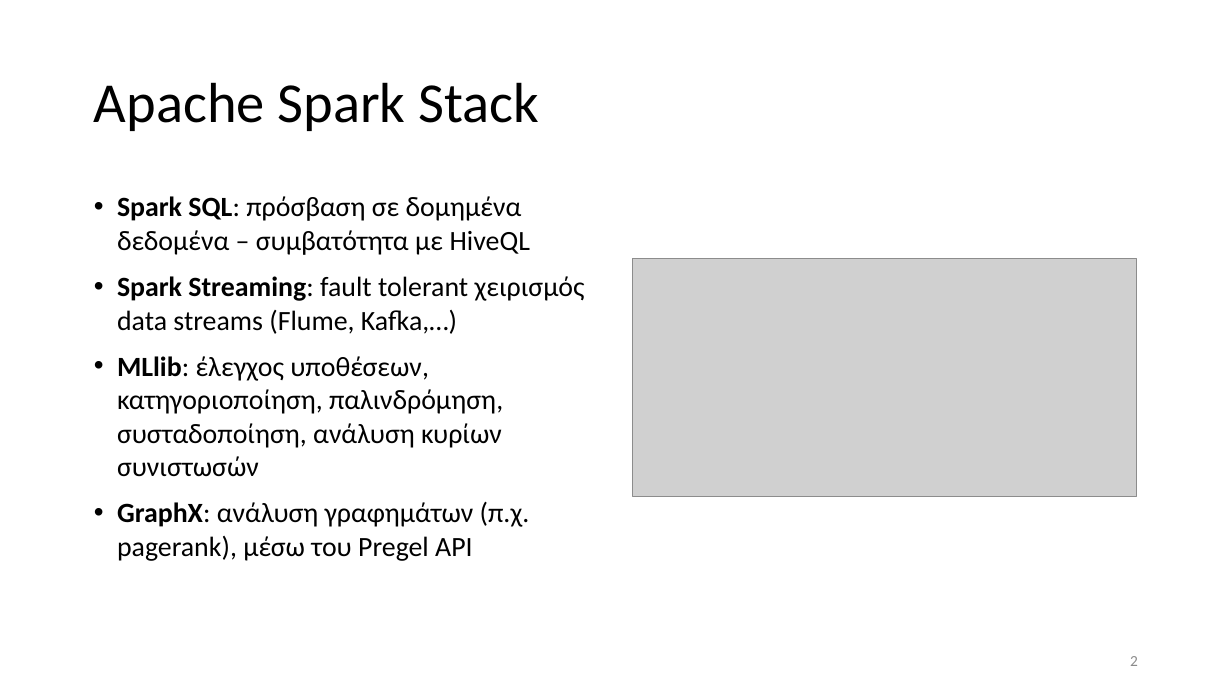
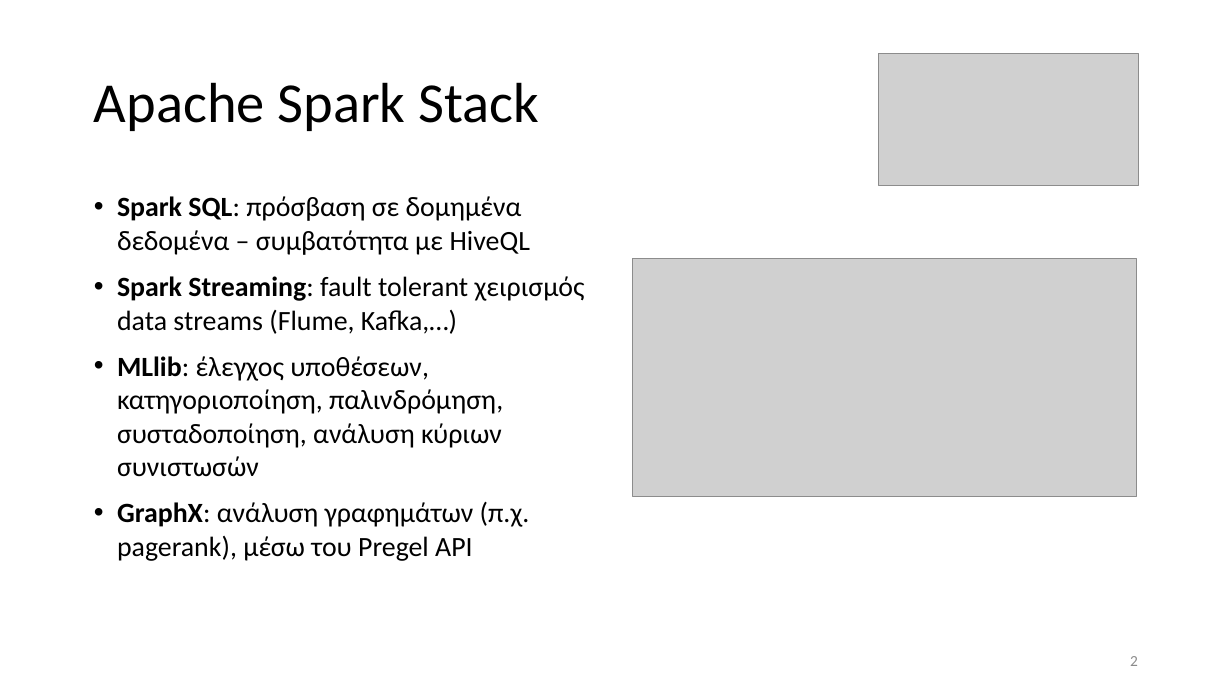
Before and after one commit to chgogos/big_data, a slide deck: slide 2 of 04. Apache Spark.pptx. Drawn at 1232x693 pixels with LibreOffice and Linux fonts; fonts in the diff are those of the drawing; grey boxes stand for pictures. Boxes give left, top, right and bottom in pixels: in the first picture for what was removed or moved away, otherwise in the second. Text is boxed around its words. In the diff, an @@ line names an element or a change of style, - is before the commit and + after.

```diff
--- a/04. Apache Spark.pptx
+++ b/04. Apache Spark.pptx
@@ picture added at (x1=879, y1=54, x2=1139, y2=186) @@
@@ text at (x1=117, y1=356, x2=503, y2=477): text changed @@
-• MLlib: έλεγχος υποθέσεων, κατηγοριοποίηση, παλινδρόμηση, συσταδοποίηση, ανάλυση κυρίων συνιστωσών
+• MLlib: έλεγχος υποθέσεων, κατηγοριοποίηση, παλινδρόμηση, συσταδοποίηση, ανάλυση κύριων συνιστωσών
```
Also in this commit, not shown: 12 other slides changed, 5 other files.
